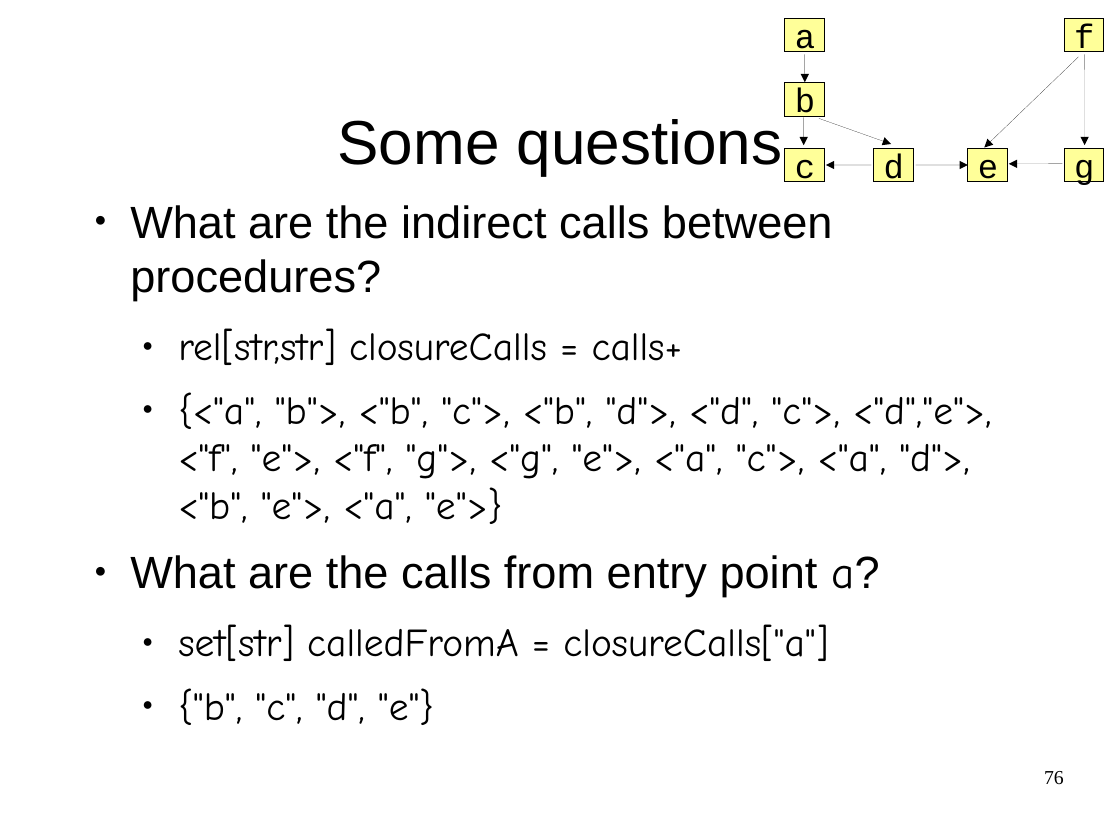
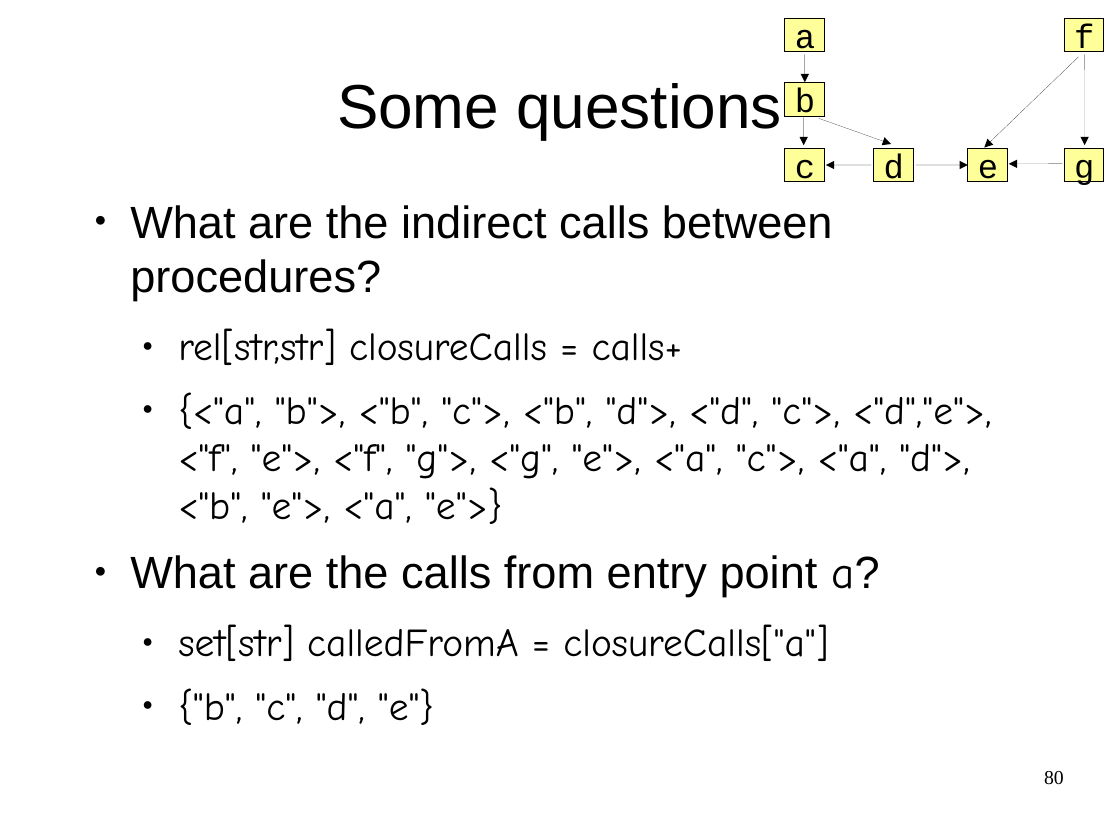
Before and after one commit to cwi-swat/meta-environment, a slide deck: slide 80 of meta-doc/analysis/rascal-slides/rascal-sc.odp (slide 76 before the commit). Drawn at 1120x840 pixels with LibreOffice and Linux fonts; fonts in the diff are those of the drawing; background and template pictures are left out. Boxes give left, top, right and bottom in pixels: in the first picture for what was removed or moved away, otherwise in the second. Text is boxed around its words. In the diff, an @@ line names an element or a change of style, - is before the commit and + after.

```diff
--- a/meta-doc/analysis/rascal-slides/rascal-sc.odp
+++ b/meta-doc/analysis/rascal-slides/rascal-sc.odp
@@ title "Some questions": place and size @@
-title "Some questions" at bbox=[338, 119, 783, 176]
+title "Some questions" at bbox=[337, 83, 782, 139]
@@ page number at bbox=[1044, 771, 1064, 785]: text changed @@
-76
+80
```
Also in this commit, not shown: 16 other slides changed, 4 slides added.
